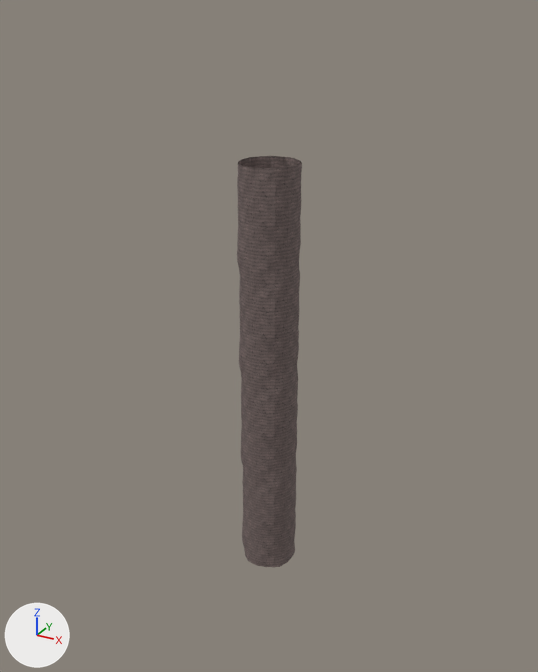
One commit to the OBJ model Assets/Venues/StoryHell/Models/Set/Circle5Walls.obj: the scene before it, then after it.
Both versions are drawn from a 50 mm camera at (195.0, -355.0, 205.0) aimed at (-5.0, 9.0, 23.0). The axes (+X, +Y, +Z) are drawn at lower left. The lights are the same throughout. The picture after the commit comes second. Where no turn or scale is listed for an object, it has been applied to the vertices.

The first picture shows 'Circle5Walls'.
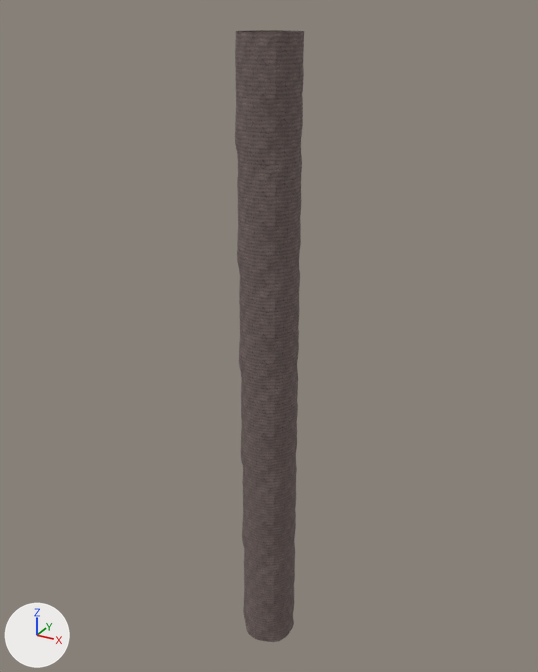
Where the change shows, as pixel boxes (x1, y1, x2, y2) in the pictures (538 x 672 px):
'Circle5Walls', reshaped (6% wider, 49% taller)
    before: (237, 156, 302, 567)
    after: (235, 30, 304, 642)
part 1 of me_circle5walls, added
    after: (243, 551, 295, 642)
part 2 of me_circle5walls, added
    after: (235, 30, 304, 168)

The change, as a diff of the scene's bpy script:
```diff
--- a/Assets/Venues/StoryHell/Models/Set/Circle5Walls.obj.py
+++ b/Assets/Venues/StoryHell/Models/Set/Circle5Walls.obj.py
@@ me_circle5walls @@
 # used by ob_circle5walls; location = (0.0, 0.0, 0.0)
-me_circle5walls.from_pydata(...)  # 1484 vertices, 2912 faces; spans x -18.0..18.0, y -18.0..18.0, z -130.0..130.0
+me_circle5walls.from_pydata(...)  # 2212 vertices, 4368 faces; spans x -18.0..18.0, y -18.0..18.0, z -195.0..195.0
+# me_circle5walls part 1: 364 vertices added at x -18.0..18.0, y -18.0..18.0, z -195.0..-135.0
+# me_circle5walls part 2: 364 vertices added at x -18.0..18.0, y -18.0..18.0, z 135.0..195.0
 me_circle5walls.materials.append(mat_al_rock)
```
